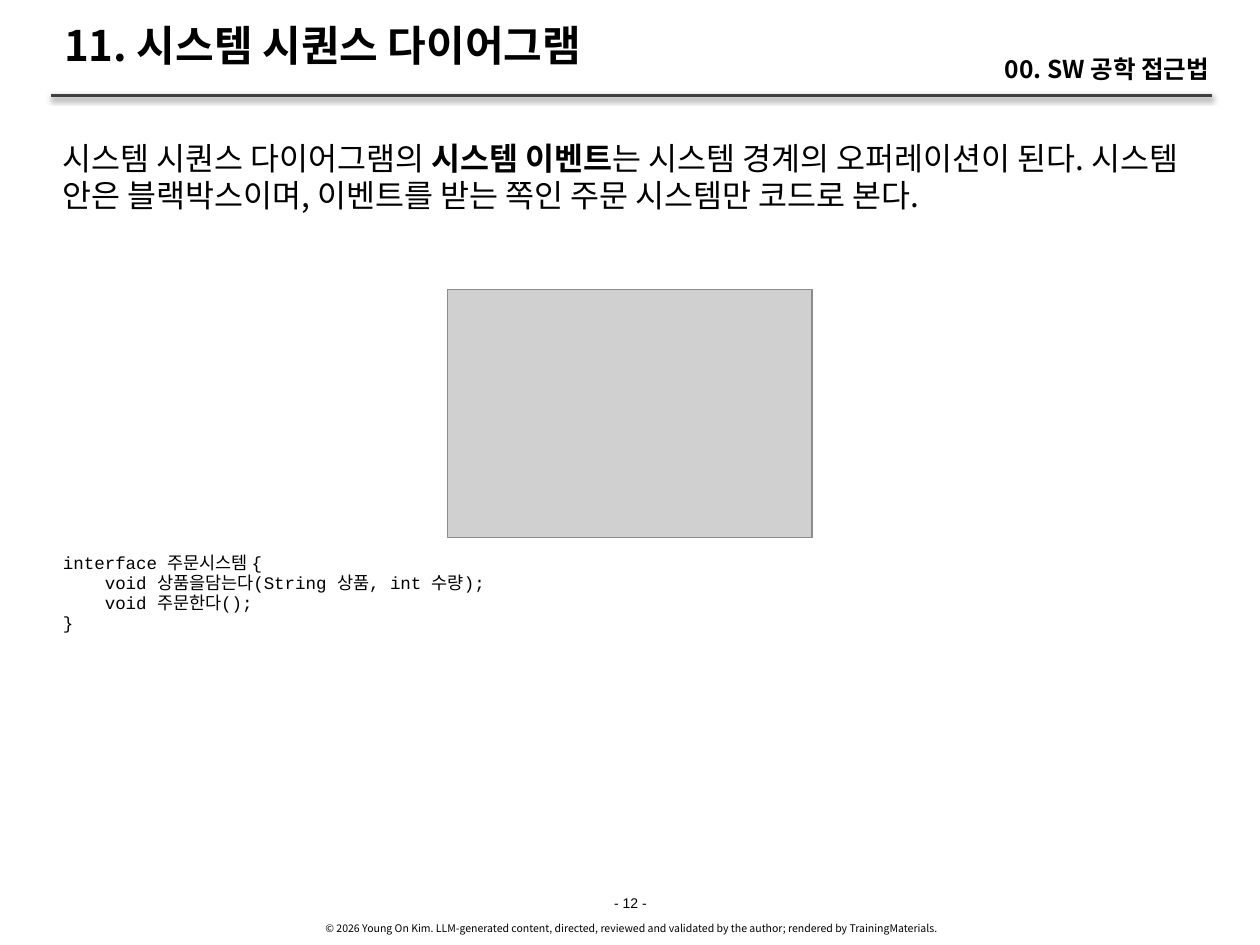
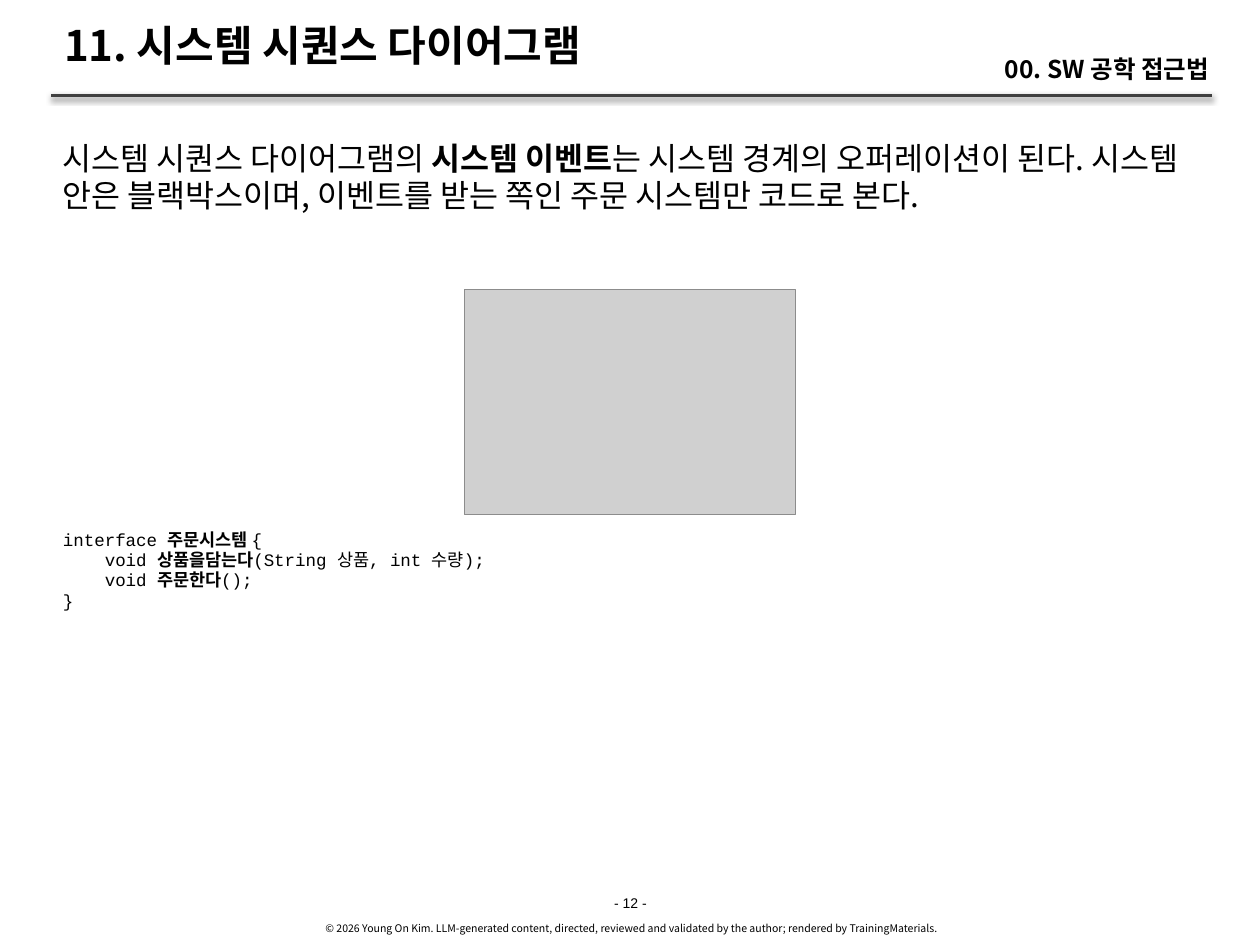
Before and after one commit to YoungSan77/TrainingMaterials, a slide deck: slide 12 of references/sw-engineering-approach/sw-engineering-approach.pptx. Drawn at 1260x945 pixels with LibreOffice and Linux fonts; fonts in the diff are those of the drawing; grey boxes stand for pictures. Boxes give left, top, right and bottom in pixels: in the first picture for what was removed or moved away, otherwise in the second. Text is boxed around its words. In the diff, an @@ line names an element or a change of style, - is before the commit and + after.

```diff
--- a/references/sw-engineering-approach/sw-engineering-approach.pptx
+++ b/references/sw-engineering-approach/sw-engineering-approach.pptx
@@ picture: place and size @@
-picture at bbox=[447, 290, 811, 538]
+picture at bbox=[465, 290, 796, 515]
@@ text "interface 주문시스템 {": place and size @@
-text "interface 주문시스템 {" at bbox=[63, 554, 485, 613]
+text "interface 주문시스템 {" at bbox=[63, 531, 485, 590]
@@ text at bbox=[63, 531, 485, 590]: bold on in "주문시스템", "상품을담는다(String", "주문한다();" @@
```
Also in this commit, not shown: 16 other slides changed, 15 other files.
